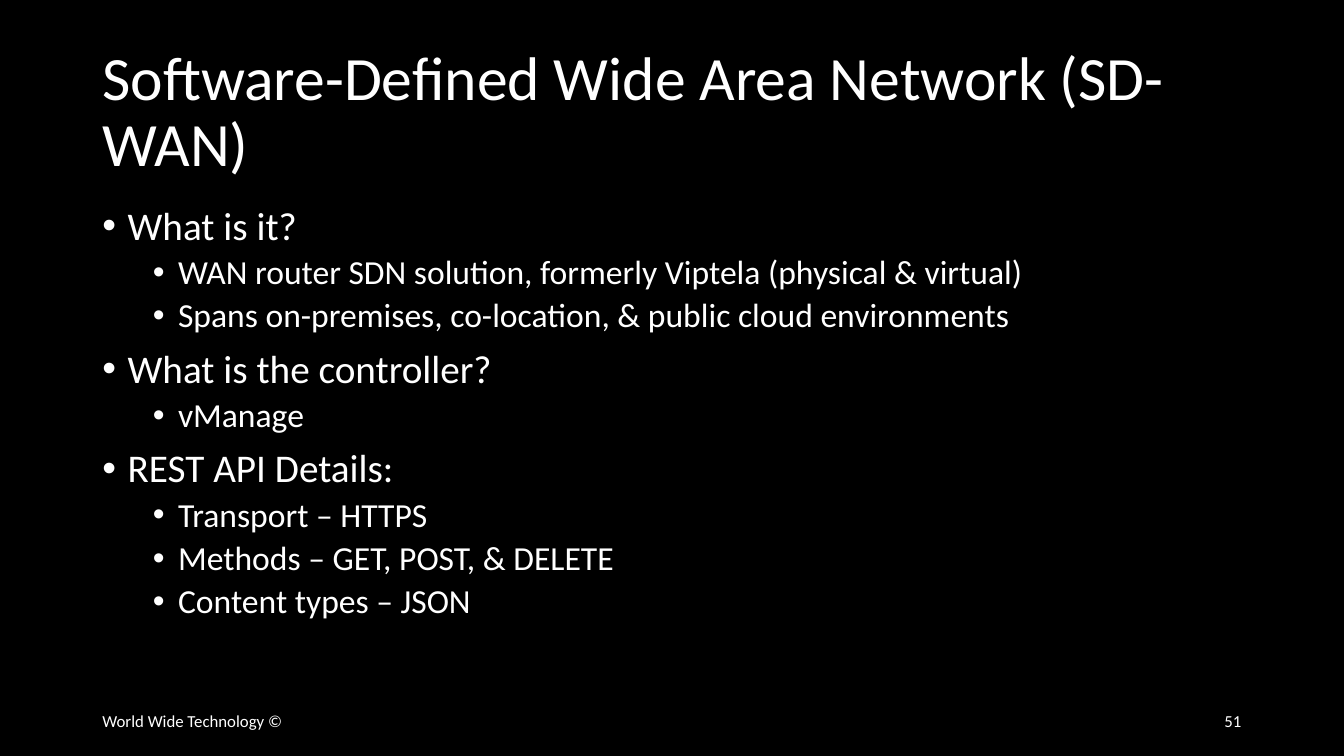
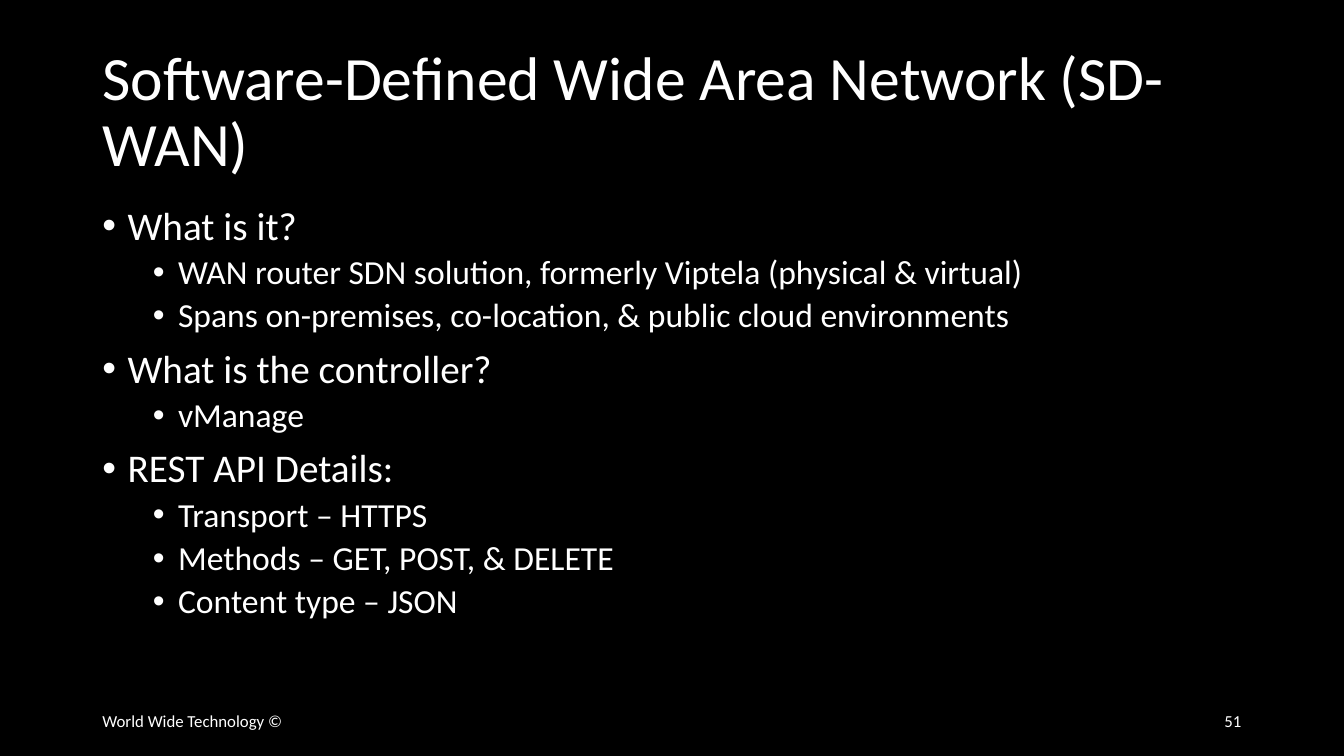
Before and after one commit to wwt/curl-requests-foundations, a slide deck: slide 51 of curl-requests-foundations.pptx. Drawn at 1344x756 pixels with LibreOffice and Linux fonts; fonts in the diff are those of the drawing. Boxes give left, top, right and bottom in pixels: in the first picture for what was removed or moved away, otherwise in the second. Text is boxed around its words. In the diff, an @@ line names an element or a change of style, - is before the commit and + after.

```diff
--- a/curl-requests-foundations.pptx
+++ b/curl-requests-foundations.pptx
@@ text at bbox=[178, 591, 458, 619]: text changed @@
-  • Content types – JSON
+  • Content type – JSON
```
Also in this commit, not shown: 3 other slides changed.
